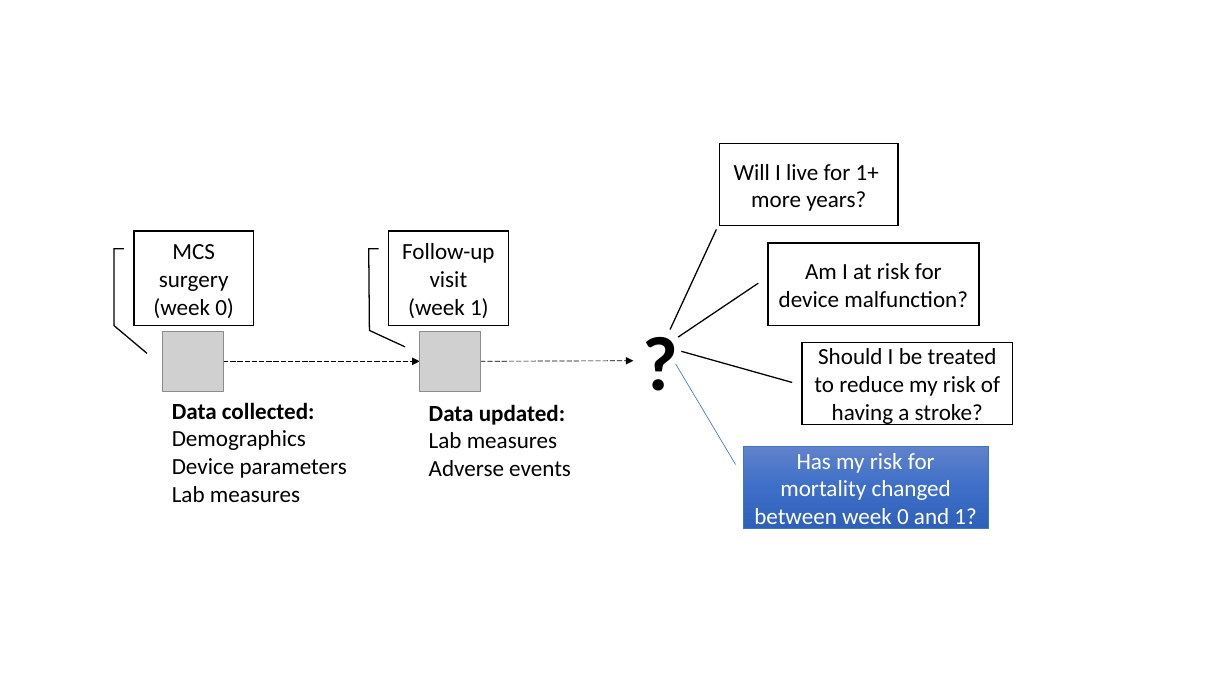
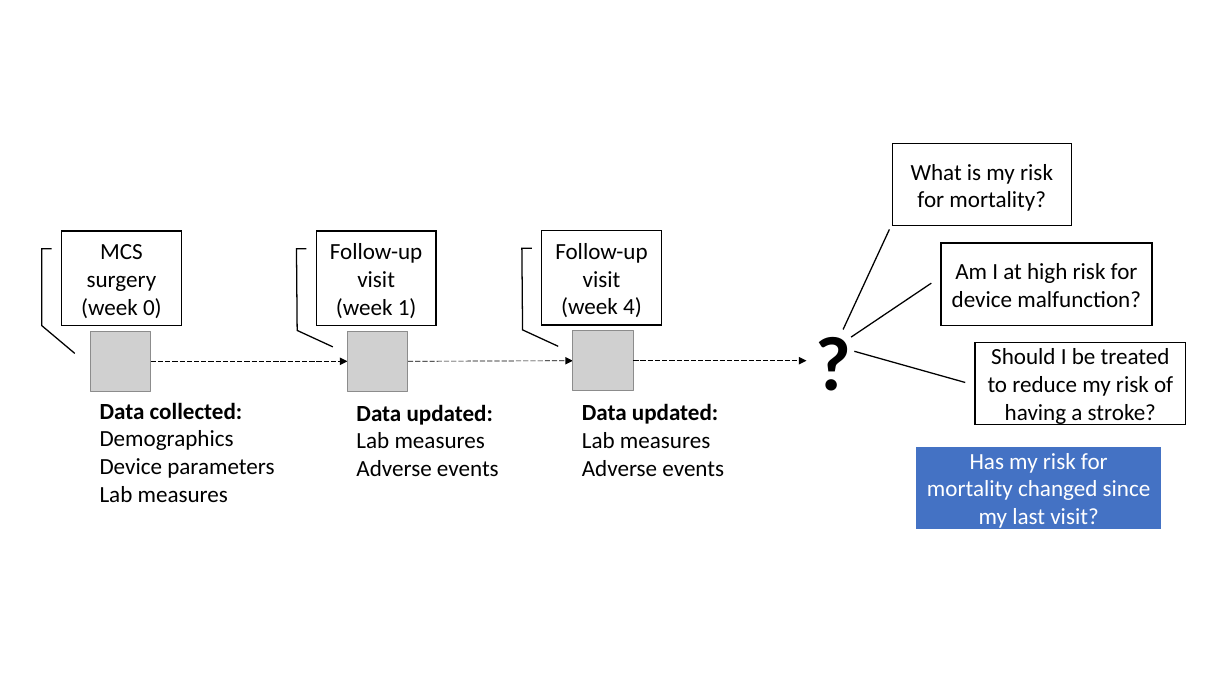
Before and after one commit to bcjaeger/Intro-to-ML, a slide deck: slide 3 of figs/intermacs.pptx. Drawn at 1232x693 pixels with LibreOffice and Linux fonts; fonts in the diff are those of the drawing; grey boxes stand for pictures. Boxes give left, top, right and bottom in pixels: in the first picture for what was removed or moved away, otherwise in the second. Text is boxed around its words. In the diff, an @@ line names an element or a change of style, - is before the commit and + after.

```diff
--- a/figs/intermacs.pptx
+++ b/figs/intermacs.pptx
@@ 4 border callouts, 1 text: place and size @@
-4 border callouts, 1 text at [634, 143, 1013, 529]
+4 border callouts, 1 text at [807, 143, 1186, 529]
@@ text in border callout at [911, 164, 1053, 211]: text changed @@
-Will I live for 1+ more years?
+What is my risk for mortality?
@@ border callout "Follow-up visit": place and size @@
-border callout "Follow-up visit" at [389, 231, 508, 325]
+border callout "Follow-up visit" at [316, 231, 435, 325]
@@ border callout added at [542, 230, 661, 324], fill #FFFFFF, outline #000000 1 pt, 18 pt, text #000000 @@
+Follow-up visit
+(week 4)
@@ text in border callout at [952, 263, 1141, 307]: text changed @@
-Am I at risk for device malfunction?
+Am I at high risk for device malfunction?
@@ picture added at [573, 331, 633, 391] @@
@@ 2 pictures, 2 texts, 1 border callout, 1 arrow: place and size @@
-2 pictures, 2 texts, 1 border callout, 1 arrow at [134, 231, 571, 502]
+2 pictures, 2 texts, 1 border callout, 1 arrow at [62, 231, 499, 502]
@@ arrow moved from (481, 361) - (634, 360) to (408, 361) - (573, 360) @@
@@ arrow added from (633, 360) to (807, 360), #000000 0.5 pt dashed @@
@@ text added at [582, 403, 724, 476], 18 pt, text #000000 @@
+Data updated:
+Lab measures
+Adverse events
@@ border callout "Has my risk for mortality ..." at [916, 446, 1162, 529]: fill gradient #6183CB to #3E70CA to #3062BB to #4472C4; outline #4472C4 0.5 pt to none @@
@@ text in border callout at [927, 453, 1151, 531]: text changed @@
-Has my risk for mortality changed between week 0 and 1?
+Has my risk for mortality changed since my last visit?
```
Also in this commit, not shown: 2 other slides changed, 3 other files.
